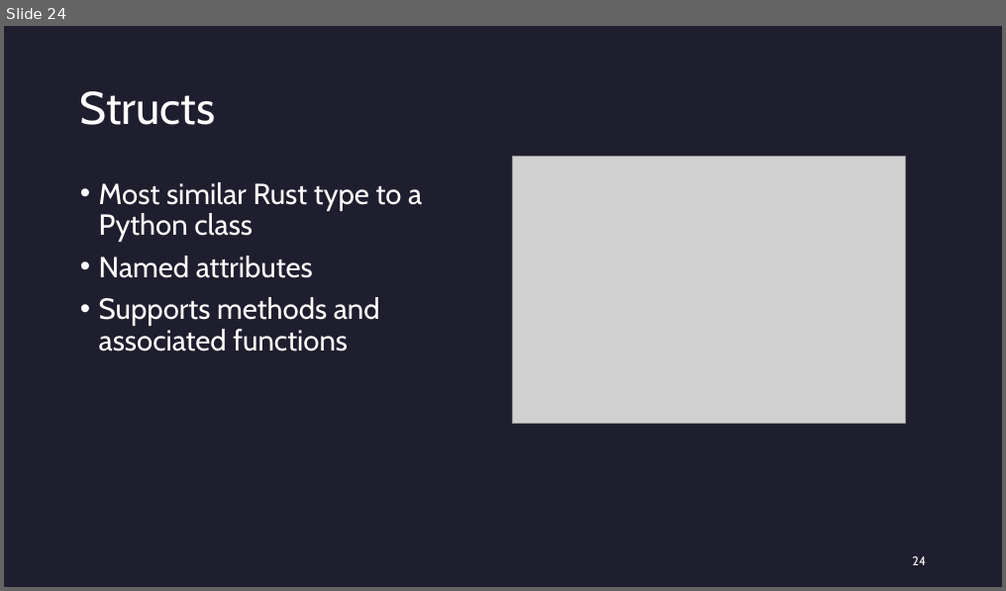
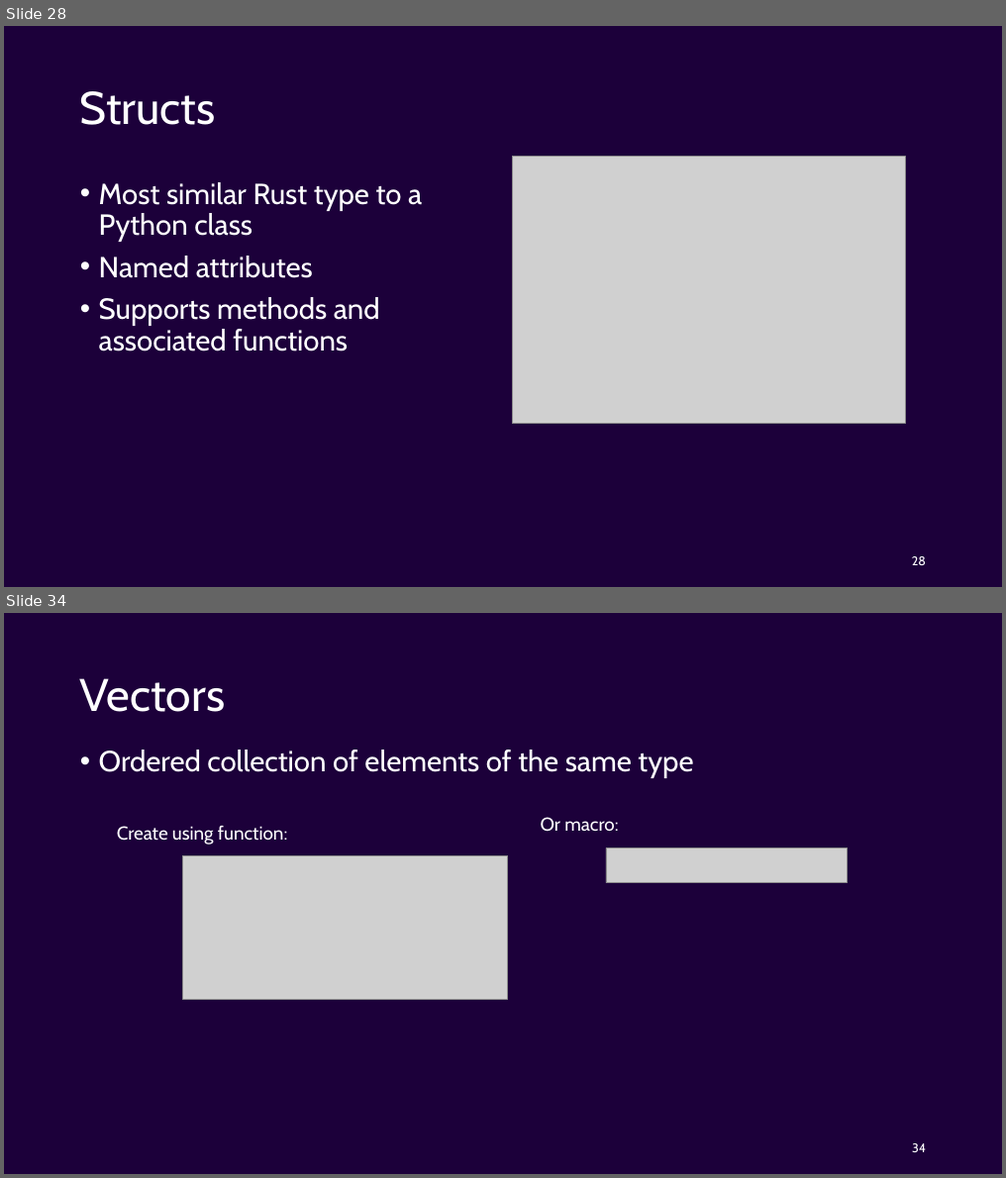
Before and after one commit to Ordina-Group/pythoneers-rust-workshop, a slide deck: Rust.pptx. Shown one above the other, each under a label of ours: slide 24 before the commit, slides 28 and 34 after it; the slides between them are not shown. The pictures are 1006x591 and 1006x1178 pixels, drawn with LibreOffice and Linux fonts; fonts in the diff are those of the drawing; grey boxes stand for pictures. Boxes give left, top, right and bottom in pixels: in the first picture for what was removed or moved away, otherwise in the second. Text is boxed around its words. In the diff, an @@ line names an element or a change of style, - is before the commit and + after.

```diff
--- a/Rust.pptx
+++ b/Rust.pptx
@@ slide 34 added at (4,613,1002,1174), background #1C003A @@
@@ title added at (80,678,225,712), 44 pt, text #FFFFFF @@
+Vectors
@@ text added at (99,750,693,778), 28 pt, text #FFFFFF @@
+• Ordered collection of elements of the same type
@@ text added at (541,817,618,832), 18 pt, text #FFFFFF @@
+Or macro:
@@ text added at (117,826,287,845), 18 pt, text #FFFFFF @@
+Create using function:
@@ picture added at (606,848,846,883) @@
@@ picture added at (182,856,507,999) @@
@@ page number added at (912,1144,926,1153), 12 pt, text #FFFFFF @@
+34
@@ what was slide 24 is now slide 28 @@
@@ slide 28 changed as well @@
@@ background #1E1E2E to #1C003A @@
@@ page number at (912,557,926,566): text changed @@
-24
+28
```
Also in this commit, not shown: 22 other slides changed, 16 other slides added, 2 slides removed.
